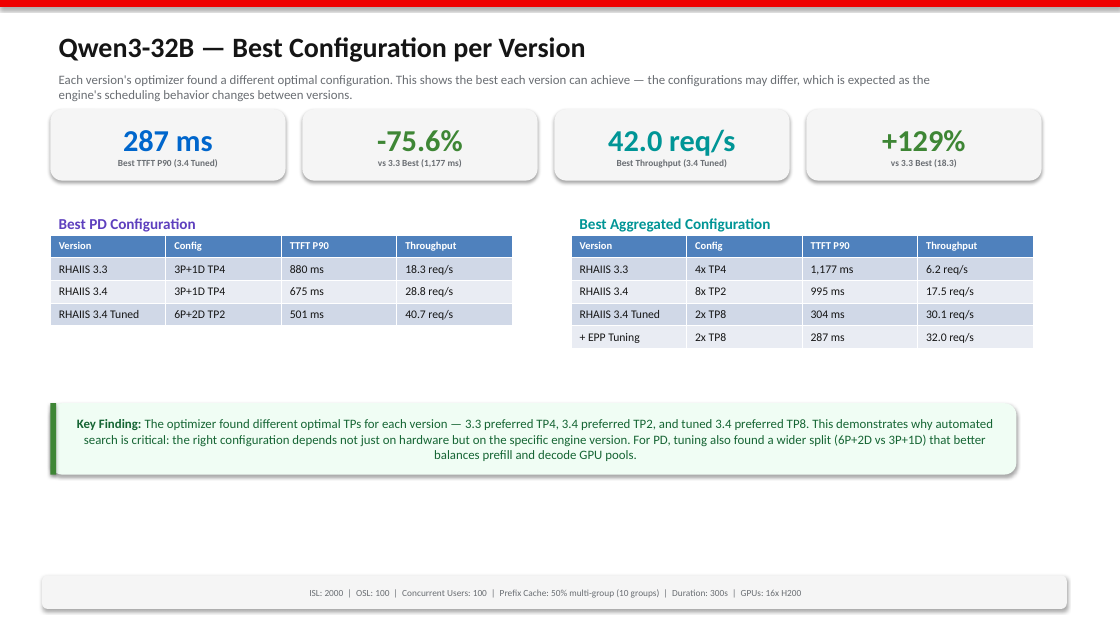
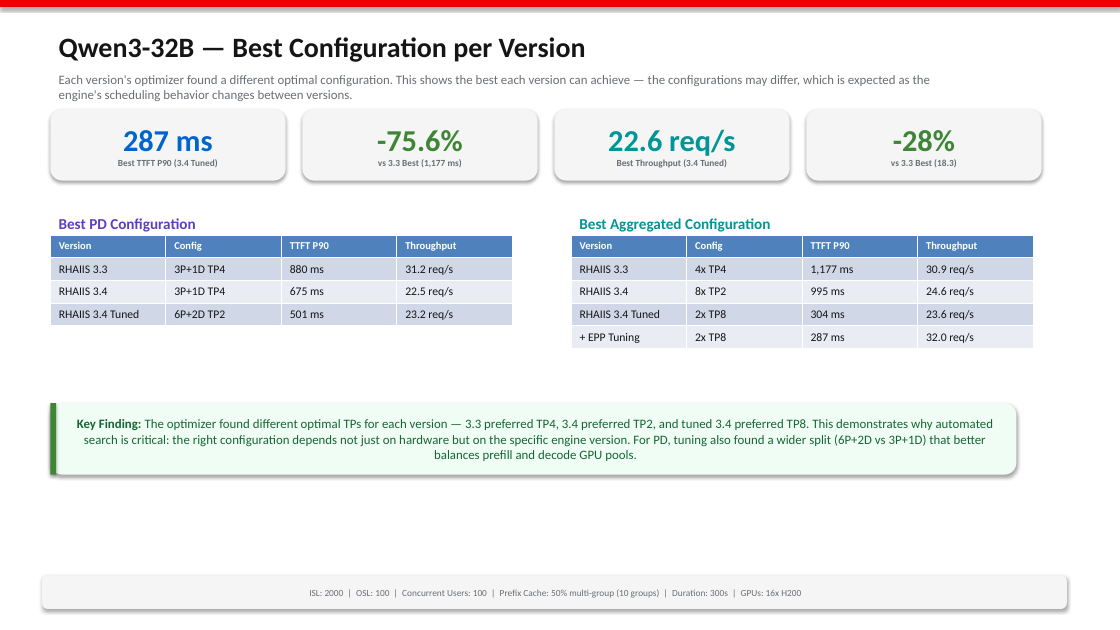
Before and after one commit to openshift-psap/serveit-studio, a slide deck: slide 4 of docs/regression-slides.pptx. Drawn at 1120x630 pixels with LibreOffice and Linux fonts; fonts in the diff are those of the drawing. Boxes give left, top, right and bottom in pixels: in the first picture for what was removed or moved away, otherwise in the second. Text is boxed around its words. In the diff, an @@ line names an element or a change of style, - is before the commit and + after.

```diff
--- a/docs/regression-slides.pptx
+++ b/docs/regression-slides.pptx
@@ text in rounded rectangle at (x1=608, y1=129, x2=735, y2=156): text changed @@
-42.0 req/s
+22.6 req/s
@@ text in rounded rectangle at (x1=893, y1=130, x2=955, y2=152): text changed @@
-+129%
+-28%
@@ table at (x1=50, y1=235, x2=514, y2=326) @@
-row 2, column 4: 18.3 req/s
+row 2, column 4: 31.2 req/s
-row 3, column 4: 28.8 req/s
+row 3, column 4: 22.5 req/s
-row 4, column 4: 40.7 req/s
+row 4, column 4: 23.2 req/s
@@ table at (x1=571, y1=235, x2=1035, y2=349) @@
-row 2, column 4: 6.2 req/s
+row 2, column 4: 30.9 req/s
-row 3, column 4: 17.5 req/s
+row 3, column 4: 24.6 req/s
-row 4, column 4: 30.1 req/s
+row 4, column 4: 23.6 req/s
```
Also in this commit, not shown: 6 other slides changed.
